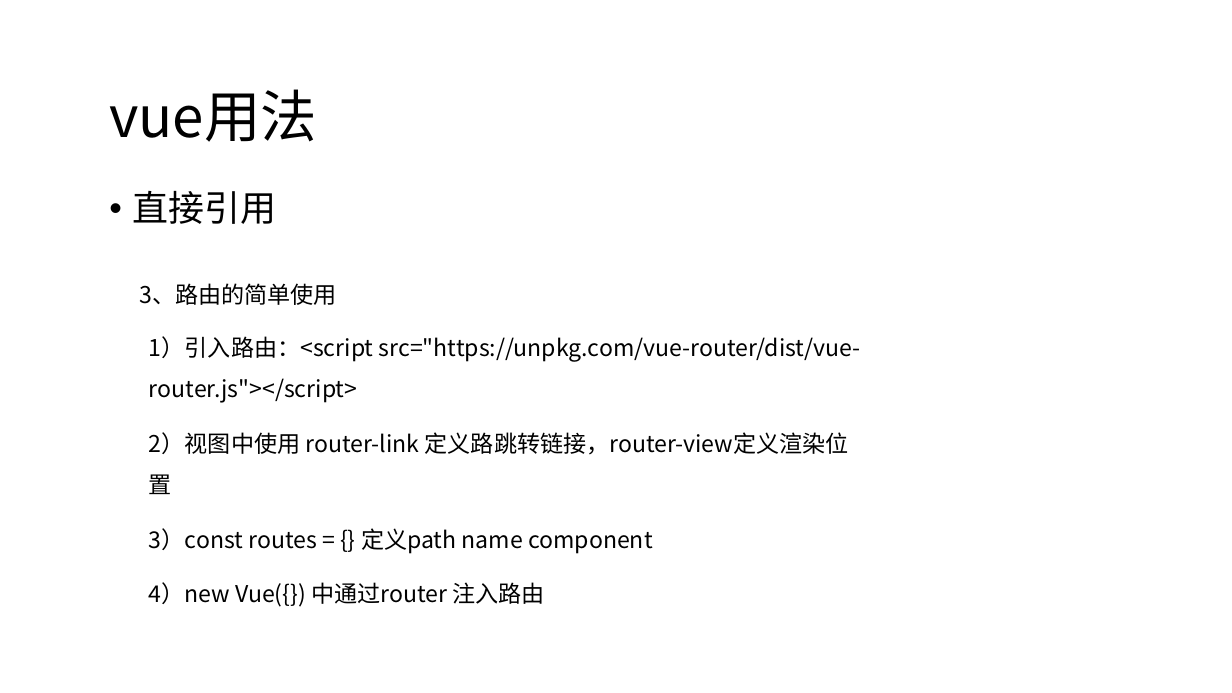
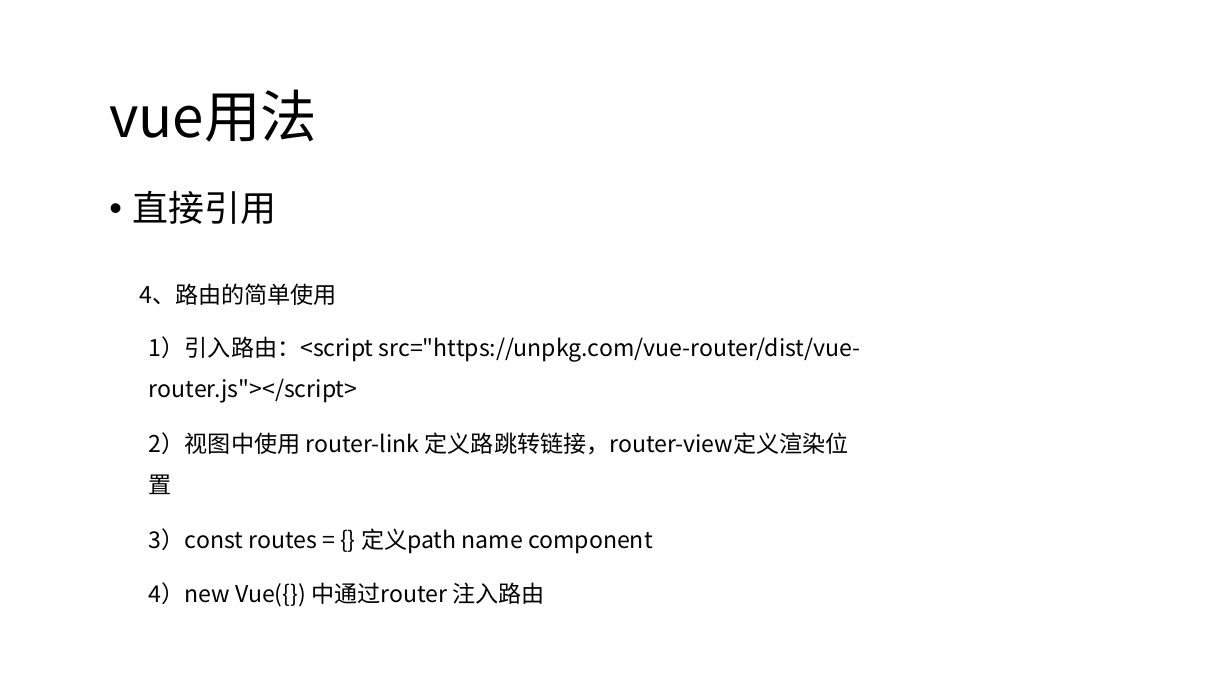
Before and after one commit to candisecandise/gitpractice, a slide deck: slide 28 of 前后端分离初探.pptx. Drawn at 1232x693 pixels with LibreOffice and Linux fonts; fonts in the diff are those of the drawing. Boxes give left, top, right and bottom in pixels: in the first picture for what was removed or moved away, otherwise in the second. Text is boxed around its words. In the diff, an @@ line names an element or a change of style, - is before the commit and + after.

Commit message:
ppt

```diff
--- a/前后端分离初探.pptx
+++ b/前后端分离初探.pptx
@@ text at [139, 283, 337, 305]: text changed @@
-3、路由的简单使用
+4、路由的简单使用
```
Also in this commit, not shown: 4 other slides changed, 15 other files.
